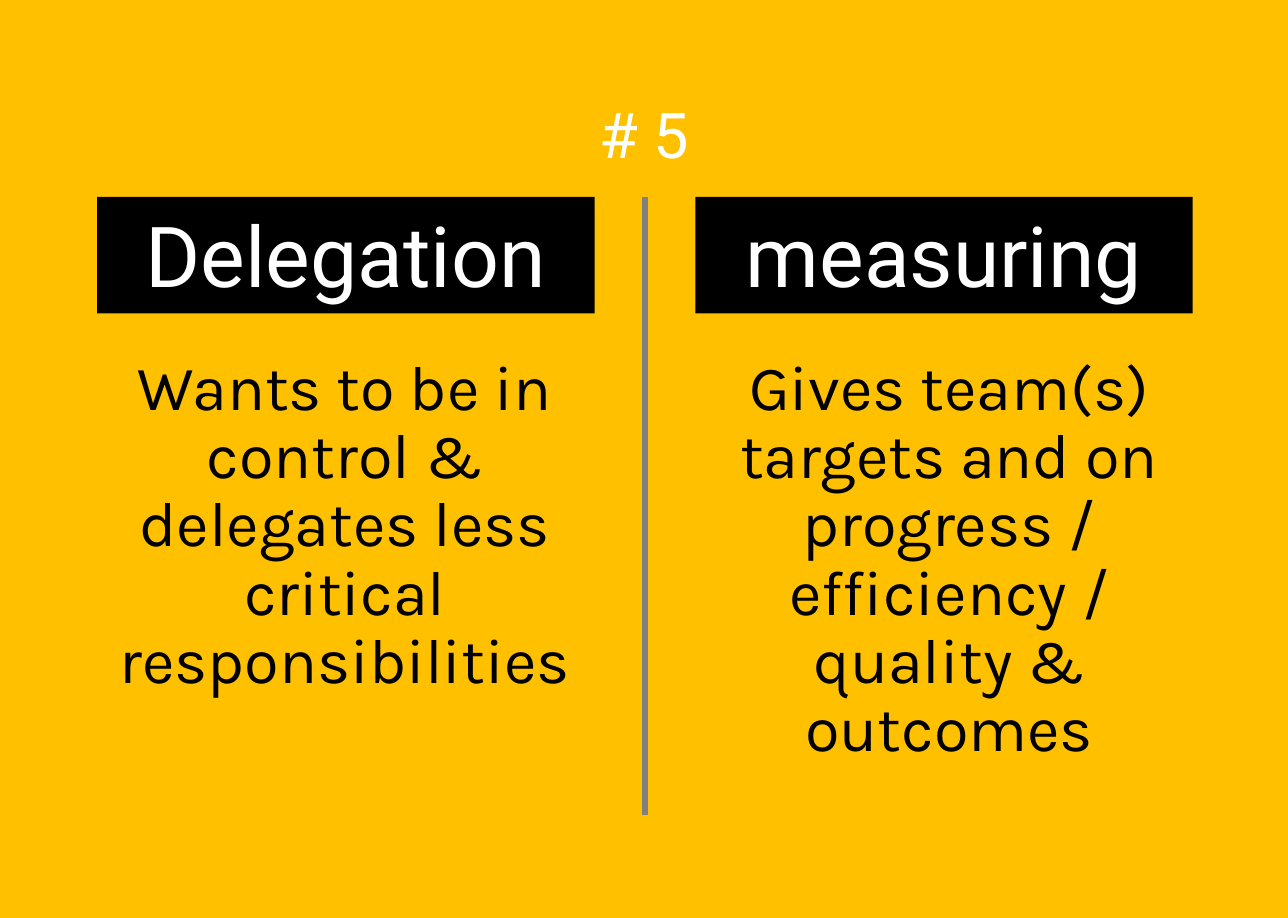
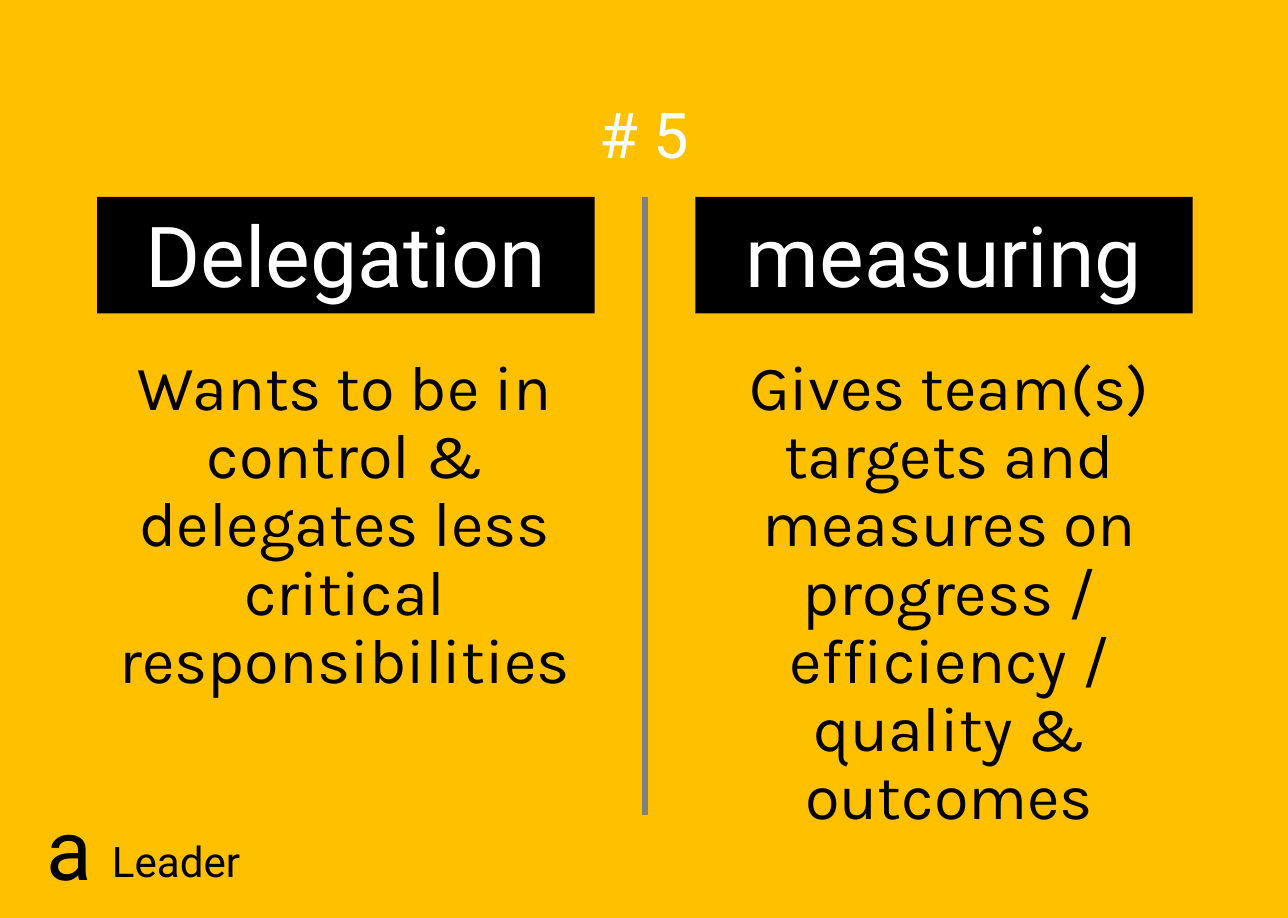
Before and after one commit to ScrumFacilitators/Exploring-Self-Management, a slide deck: slide 53 of Exploring Self-Management.pptx. Drawn at 1288x918 pixels with LibreOffice and Linux fonts; fonts in the diff are those of the drawing; background and template pictures are left out. Boxes give left, top, right and bottom in pixels: in the first picture for what was removed or moved away, otherwise in the second. Text is boxed around its words. In the diff, an @@ line names an element or a change of style, - is before the commit and + after.

```diff
--- a/Exploring Self-Management.pptx
+++ b/Exploring Self-Management.pptx
@@ text at [749, 364, 1149, 820]: text changed @@
-Gives team(s) targets and on progress / efficiency / quality & outcomes
+Gives team(s) targets and measures on progress / efficiency / quality & outcomes
@@ text added at [47, 834, 93, 881], 40 pt, text #000000 @@
+a
@@ text added at [112, 845, 240, 878], 20 pt, text #000000 @@
+Leader
```
Also in this commit, not shown: 53 other slides changed, 1 slide added, 1 slide removed, 1 other file.
